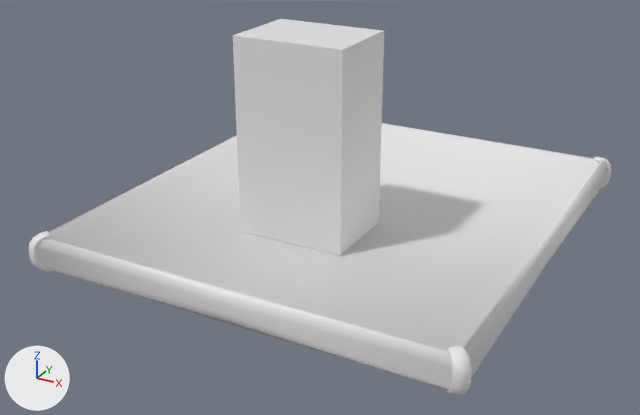
What one commit did to the Blender file Blender/floatingPlatform.blend.
Both versions are drawn from a camera (50 mm lens) standing at (3.56, -7.07, 3.61) and looking at (-0.11, -0.39, 0.27). The axes (+X, +Y, +Z) are drawn at lower left. The lights are the same throughout. Materials are left out; every surface is plain grey.

Names of what the first picture shows: 'Cube', 'platform'.
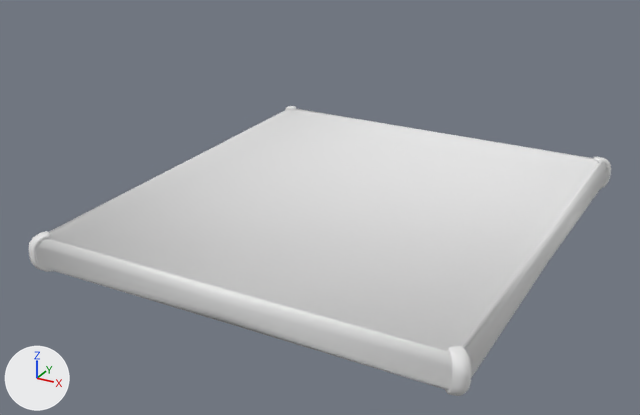
Where the change shows, as pixel boxes (x1, y1, x2, y2) in the pictures (640 x 415 px):
'Cube', hidden
    before: (233, 19, 384, 256)

Edits to the bpy script that builds the scene:
```text
Change ob_cube:
    add ob_cube.hide_viewport = True
```
